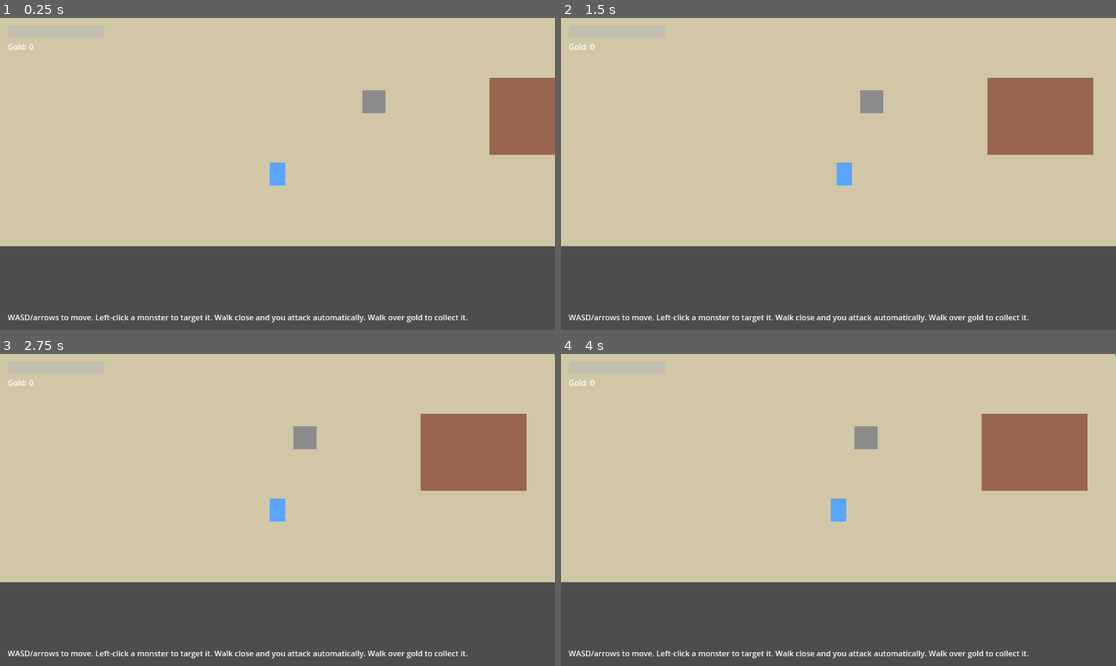
Above: before the commit, frames 1-4 (two rows, left to right).
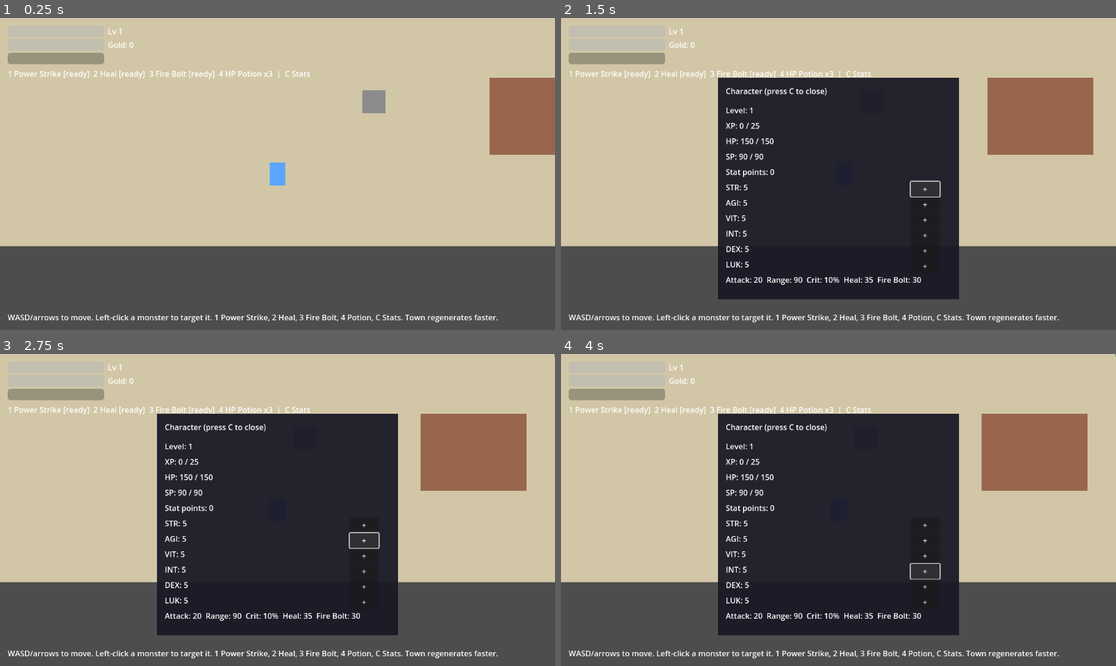
Above: after the commit, the same moments.

Repository: straviux/rok-online-clone
Game: Godot game, scene res://scenes/world/town.tscn
Same seed, same stepped clock (60 frames per second), same inputs: the game is played once before the commit and once after it.
Inputs (mouse positions are in pixels of both pictures, inside the frame that each line leads up to):
- Up to frame 1 (0.25 s): no input
- Up to frame 2 (1.5 s): tap A at 0.5 s; move the mouse to (960, 158) at 0.52 s; hold D 0.53-1.25 s; tap C at 0.6 s; click (960, 158) at 0.67 s; tap 1 at 0.8 s; click (927, 189) at 1.25 s, where only the run after the commit has a clickable "+"
- Up to frame 3 (2.75 s): click (366, 541) at 2 s, where only the run after the commit has a clickable "+"
- Up to frame 4 (4 s): click (927, 556) at 2.75 s, where only the run after the commit has a clickable "+"; click (927, 572) at 3.5 s, where only the run after the commit has a clickable "+"

The runs differ from the first frame. In frame 1, 1.7% of the frame differs, in the area x 1-90%, y 3-98%; in frame 2, 32%; in frame 3, 32%; in frame 4, 32%.

Commit message:
Phase 3: XP, levels, stats, skills, potions

Diff:
--- /dev/null
+++ b/scenes/skills/fire_bolt.tscn
@@ -0,0 +1,13 @@
+[gd_scene load_steps=2 format=3]
+
+[ext_resource type="Script" path="res://scripts/fire_bolt.gd" id="1_bolt"]
+
+[node name="FireBolt" type="Area2D"]
+script = ExtResource("1_bolt")
+
+[node name="ColorRect" type="ColorRect" parent="."]
+offset_left = -7.0
+offset_top = -7.0
+offset_right = 7.0
+offset_bottom = 7.0
+color = Color(1, 0.5, 0.1, 1)
--- /dev/null
+++ b/scenes/ui/character_panel.tscn
@@ -0,0 +1,146 @@
+[gd_scene load_steps=2 format=3]
+
+[ext_resource type="Script" path="res://scripts/character_panel.gd" id="1_panel"]
+
+[node name="CharacterPanel" type="CanvasLayer"]
+script = ExtResource("1_panel")
+
+[node name="Panel" type="ColorRect" parent="."]
+offset_left = 326.0
+offset_top = 124.0
+offset_right = 826.0
+offset_bottom = 584.0
+color = Color(0.1, 0.1, 0.15, 0.95)
+
+[node name="TitleLabel" type="Label" parent="Panel"]
+offset_left = 16.0
+offset_top = 16.0
+offset_right = 468.0
+offset_bottom = 44.0
+text = "Character (press C to close)"
+
+[node name="LevelLabel" type="Label" parent="Panel"]
+offset_left = 16.0
+offset_top = 56.0
+offset_right = 380.0
+offset_bottom = 84.0
+text = "Level: 1"
+
+[node name="XPLabel" type="Label" parent="Panel"]
+offset_left = 16.0
+offset_top = 88.0
+offset_right = 380.0
+offset_bottom = 116.0
+text = "XP: 0 / 25"
+
+[node name="HPLabel" type="Label" parent="Panel"]
+offset_left = 16.0
+offset_top = 120.0
+offset_right = 380.0
+offset_bottom = 148.0
+text = "HP: 0 / 0"
+
+[node name="SPLabel" type="Label" parent="Panel"]
+offset_left = 16.0
+offset_top = 152.0
+offset_right = 380.0
+offset_bottom = 180.0
+text = "SP: 0 / 0"
+
+[node name="PointsLabel" type="Label" parent="Panel"]
+offset_left = 16.0
+offset_top = 184.0
+offset_right = 380.0
+offset_bottom = 212.0
+text = "Stat points: 0"
+
+[node name="STRLabel" type="Label" parent="Panel"]
+offset_left = 16.0
+offset_top = 216.0
+offset_right = 380.0
+offset_bottom = 244.0
+text = "STR: 5"
+
+[node name="STRButton" type="Button" parent="Panel"]
+offset_left = 400.0
+offset_top = 216.0
+offset_right = 460.0
+offset_bottom = 244.0
+text = "+"
+
+[node name="AGILabel" type="Label" parent="Panel"]
+offset_left = 16.0
+offset_top = 248.0
+offset_right = 380.0
+offset_bottom = 276.0
+text = "AGI: 5"
+
+[node name="AGIButton" type="Button" parent="Panel"]
+offset_left = 400.0
+offset_top = 248.0
+offset_right = 460.0
+offset_bottom = 276.0
+text = "+"
+
+[node name="VITLabel" type="Label" parent="Panel"]
+offset_left = 16.0
+offset_top = 280.0
+offset_right = 380.0
+offset_bottom = 308.0
+text = "VIT: 5"
+
+[node name="VITButton" type="Button" parent="Panel"]
+offset_left = 400.0
+offset_top = 280.0
+offset_right = 460.0
+offset_bottom = 308.0
+text = "+"
+
+[node name="INTLabel" type="Label" parent="Panel"]
+offset_left = 16.0
+offset_top = 312.0
+offset_right = 380.0
+offset_bottom = 340.0
+text = "INT: 5"
+
+[node name="INTButton" type="Button" parent="Panel"]
+offset_left = 400.0
+offset_top = 312.0
+offset_right = 460.0
+offset_bottom = 340.0
+text = "+"
+
+[node name="DEXLabel" type="Label" parent="Panel"]
+offset_left = 16.0
+offset_top = 344.0
+offset_right = 380.0
+offset_bottom = 372.0
+text = "DEX: 5"
+
+[node name="DEXButton" type="Button" parent="Panel"]
+offset_left = 400.0
+offset_top = 344.0
+offset_right = 460.0
+offset_bottom = 372.0
+text = "+"
+
+[node name="LUKLabel" type="Label" parent="Panel"]
+offset_left = 16.0
+offset_top = 376.0
+offset_right = 380.0
+offset_bottom = 404.0
+text = "LUK: 5"
+
+[node name="LUKButton" type="Button" parent="Panel"]
+offset_left = 400.0
+offset_top = 376.0
+offset_right = 460.0
+offset_bottom = 404.0
+text = "+"
+
+[node name="DerivedLabel" type="Label" parent="Panel"]
+offset_left = 16.0
+offset_top = 408.0
+offset_right = 468.0
+offset_bottom = 436.0
+text = ""
--- a/scenes/ui/hud.tscn
+++ b/scenes/ui/hud.tscn
@@ -11,11 +11,30 @@
 offset_right = 216.0
 offset_bottom = 40.0
 
+[node name="SPBar" type="ProgressBar" parent="."]
+offset_left = 16.0
+offset_top = 44.0
+offset_right = 216.0
+offset_bottom = 68.0
+
+[node name="XPBar" type="ProgressBar" parent="."]
+offset_left = 16.0
+offset_top = 72.0
+offset_right = 216.0
+offset_bottom = 96.0
+
+[node name="LevelLabel" type="Label" parent="."]
+offset_left = 224.0
+offset_top = 16.0
+offset_right = 340.0
+offset_bottom = 40.0
+text = "Lv 1"
+
 [node name="GoldLabel" type="Label" parent="."]
-offset_left = 16.0
-offset_top = 48.0
-offset_right = 200.0
-offset_bottom = 72.0
+offset_left = 224.0
+offset_top = 44.0
+offset_right = 340.0
+offset_bottom = 68.0
 text = "Gold: 0"
 
 [node name="TargetLabel" type="Label" parent="."]
@@ -31,9 +50,16 @@
 offset_right = 750.0
 offset_bottom = 72.0
 
+[node name="SkillLabel" type="Label" parent="."]
+offset_left = 16.0
+offset_top = 104.0
+offset_right = 900.0
+offset_bottom = 128.0
+text = ""
+
 [node name="HintLabel" type="Label" parent="."]
 offset_left = 16.0
 offset_top = 610.0
 offset_right = 1100.0
 offset_bottom = 640.0
-text = "WASD/arrows to move. Left-click a monster to target it. Walk close and you attack automatically. Walk over gold to collect it."
+text = "WASD/arrows to move. Left-click a monster to target it. 1 Power Strike, 2 Heal, 3 Fire Bolt, 4 Potion, C Stats. Town regenerates faster."
--- a/scenes/world/field.tscn
+++ b/scenes/world/field.tscn
@@ -1,9 +1,10 @@
-[gd_scene load_steps=13 format=3]
+[gd_scene load_steps=14 format=3]
 
 [ext_resource type="Script" path="res://scripts/world.gd" id="1_world"]
 [ext_resource type="PackedScene" path="res://scenes/player/player.tscn" id="2_player"]
 [ext_resource type="Script" path="res://scripts/portal.gd" id="3_portal"]
 [ext_resource type="PackedScene" path="res://scenes/ui/hud.tscn" id="4_hud"]
+[ext_resource type="PackedScene" path="res://scenes/ui/character_panel.tscn" id="9_panel"]
 [ext_resource type="PackedScene" path="res://scenes/monsters/monster.tscn" id="5_monster"]
 [ext_resource type="Resource" path="res://data/slime.tres" id="6_slime"]
 [ext_resource type="Resource" path="res://data/mushroom.tres" id="7_mushroom"]
@@ -31,6 +32,8 @@
 color = Color(0.35, 0.65, 0.35, 1)
 
 [node name="HUD" parent="." instance=ExtResource("4_hud")]
+
+[node name="CharacterPanel" parent="." instance=ExtResource("9_panel")]
 
 [node name="Player" parent="." instance=ExtResource("2_player")]
 position = Vector2(0, 470)
--- a/scenes/world/town.tscn
+++ b/scenes/world/town.tscn
@@ -1,9 +1,10 @@
-[gd_scene load_steps=10 format=3]
+[gd_scene load_steps=11 format=3]
 
 [ext_resource type="Script" path="res://scripts/world.gd" id="1_world"]
 [ext_resource type="PackedScene" path="res://scenes/player/player.tscn" id="2_player"]
 [ext_resource type="Script" path="res://scripts/portal.gd" id="3_portal"]
 [ext_resource type="PackedScene" path="res://scenes/ui/hud.tscn" id="4_hud"]
+[ext_resource type="PackedScene" path="res://scenes/ui/character_panel.tscn" id="5_panel"]
 
 [sub_resource type="RectangleShape2D" id="Shape_house"]
 size = Vector2(220, 160)
@@ -29,6 +30,8 @@
 color = Color(0.82, 0.78, 0.65, 1)
 
 [node name="HUD" parent="." instance=ExtResource("4_hud")]
+
+[node name="CharacterPanel" parent="." instance=ExtResource("5_panel")]
 
 [node name="Player" parent="." instance=ExtResource("2_player")]
 position = Vector2(0, 300)
--- /dev/null
+++ b/scripts/character_panel.gd
@@ -0,0 +1,66 @@
+extends CanvasLayer
+## Phase 3 character panel: press C to open/close, spend stat points
+## with the + buttons. The game keeps running while it is open.
+## Labels refresh every frame while visible, from the player node.
+
+@onready var level_label: Label = $Panel/LevelLabel
+@onready var xp_label: Label = $Panel/XPLabel
+@onready var hp_label: Label = $Panel/HPLabel
+@onready var sp_label: Label = $Panel/SPLabel
+@onready var points_label: Label = $Panel/PointsLabel
+@onready var str_label: Label = $Panel/STRLabel
+@onready var agi_label: Label = $Panel/AGILabel
+@onready var vit_label: Label = $Panel/VITLabel
+@onready var int_label: Label = $Panel/INTLabel
+@onready var dex_label: Label = $Panel/DEXLabel
+@onready var luk_label: Label = $Panel/LUKLabel
+@onready var derived_label: Label = $Panel/DerivedLabel
+
+
+func _ready() -> void:
+	add_to_group("character_panel")
+	visible = false
+	($Panel/STRButton as Button).pressed.connect(_on_add_stat.bind("STR"))
+	($Panel/AGIButton as Button).pressed.connect(_on_add_stat.bind("AGI"))
+	($Panel/VITButton as Button).pressed.connect(_on_add_stat.bind("VIT"))
+	($Panel/INTButton as Button).pressed.connect(_on_add_stat.bind("INT"))
+	($Panel/DEXButton as Button).pressed.connect(_on_add_stat.bind("DEX"))
+	($Panel/LUKButton as Button).pressed.connect(_on_add_stat.bind("LUK"))
+
+
+func _on_add_stat(stat_name: String) -> void:
+	var player: Node = get_tree().get_first_node_in_group("player")
+	if player != null:
+		player.spend_stat_point(stat_name)
+
+
+func _input(event: InputEvent) -> void:
+	if event is InputEventKey:
+		if event.keycode == KEY_C and event.pressed and not event.echo:
+			visible = not visible
+
+
+func _process(_delta: float) -> void:
+	if not visible:
+		return
+	var player: Node = get_tree().get_first_node_in_group("player")
+	if player == null:
+		return
+	level_label.text = "Level: %d" % player.level
+	xp_label.text = "XP: %d / %d" % [player.xp, player.xp_to_next()]
+	hp_label.text = "HP: %d / %d" % [int(player.hp), player.max_hp]
+	sp_label.text = "SP: %d / %d" % [int(player.sp), player.max_sp]
+	points_label.text = "Stat points: %d" % player.stat_points
+	str_label.text = "STR: %d" % player.stat_str
+	agi_label.text = "AGI: %d" % player.stat_agi
+	vit_label.text = "VIT: %d" % player.stat_vit
+	int_label.text = "INT: %d" % player.stat_int
+	dex_label.text = "DEX: %d" % player.stat_dex
+	luk_label.text = "LUK: %d" % player.stat_luk
+	derived_label.text = "Attack: %d  Range: %d  Crit: %d%%  Heal: %d  Fire Bolt: %d" % [
+		player.attack_damage,
+		int(player.attack_range),
+		int(player.crit_chance * 100.0),
+		player.heal_amount,
+		player.fire_bolt_damage,
+	]
--- /dev/null
+++ b/scripts/fire_bolt.gd
@@ -0,0 +1,20 @@
+extends Area2D
+## Phase 3 Fire Bolt projectile: flies toward its target, tracking it
+## as it moves. If the target dies or becomes invalid first, it fizzles.
+
+@export var speed: float = 450.0
+
+var target: Node = null
+var damage: int = 15
+
+
+func _physics_process(delta: float) -> void:
+	if target == null or not is_instance_valid(target) or target.dead:
+		queue_free()
+		return
+	var to_target: Vector2 = target.global_position - global_position
+	if to_target.length() < 20.0:
+		target.take_damage(damage)
+		queue_free()
+		return
+	position += to_target.normalized() * speed * delta
--- a/scripts/hud.gd
+++ b/scripts/hud.gd
@@ -1,16 +1,28 @@
 extends CanvasLayer
-## Phase 2 HUD: player HP, gold, and the current target's HP.
+## Phase 3 HUD: player HP/SP/XP, level, gold, target HP, and skill status.
 ## The target bars hide when nothing is targeted (town, or no monster).
 
 @onready var hp_bar: ProgressBar = $HPBar
+@onready var sp_bar: ProgressBar = $SPBar
+@onready var xp_bar: ProgressBar = $XPBar
+@onready var level_label: Label = $LevelLabel
 @onready var gold_label: Label = $GoldLabel
 @onready var target_label: Label = $TargetLabel
 @onready var target_bar: ProgressBar = $TargetBar
+@onready var skill_label: Label = $SkillLabel
 
 
 func _ready() -> void:
 	hp_bar.show_percentage = false
+	sp_bar.show_percentage = false
+	xp_bar.show_percentage = false
 	target_bar.show_percentage = false
+
+
+func _cooldown_text(timer: float) -> String:
+	if timer <= 0.0:
+		return "ready"
+	return "%.1fs" % timer
 
 
 func _process(_delta: float) -> void:
@@ -19,7 +31,21 @@
 		return
 	hp_bar.max_value = player.max_hp
 	hp_bar.value = player.hp
+	sp_bar.max_value = player.max_sp
+	sp_bar.value = player.sp
+	xp_bar.max_value = player.xp_to_next()
+	xp_bar.value = player.xp
+	if player.stat_points > 0:
+		level_label.text = "Lv %d (%d pts)" % [player.level, player.stat_points]
+	else:
+		level_label.text = "Lv %d" % player.level
 	gold_label.text = "Gold: %d" % GameManager.gold
+	skill_label.text = "1 Power Strike [%s]  2 Heal [%s]  3 Fire Bolt [%s]  4 HP Potion x%d  |  C Stats" % [
+		_cooldown_text(player.power_strike_timer),
+		_cooldown_text(player.heal_timer),
+		_cooldown_text(player.fire_bolt_timer),
+		player.potions,
+	]
 
 	var target: Node = player.target
 	if target != null and is_instance_valid(target) and not target.dead:
--- a/scripts/monster.gd
+++ b/scripts/monster.gd
@@ -19,6 +19,7 @@
 var leash_range: float = 400.0
 var gold_drop: int = 3
 var respawn_time: float = 5.0
+var xp: int = 10
 
 var dead: bool = false
 var returning: bool = false
@@ -50,6 +51,7 @@
 		leash_range = data.leash_range
 		gold_drop = data.gold_drop
 		respawn_time = data.respawn_time
+		xp = data.xp
 	hp = max_hp
 	hp_bar.max_value = max_hp
 	hp_bar.value = hp
@@ -85,6 +87,10 @@
 	collision_shape.disabled = true
 	target_marker.visible = false
 	_respawn_timer = respawn_time
+	# Phase 3: the player who killed it earns its XP.
+	var player: Node = get_tree().get_first_node_in_group("player")
+	if player != null and player.has_method("gain_xp"):
+		player.gain_xp(xp)
 	var pickup: Node2D = _gold_pickup_scene.instantiate()
 	pickup.amount = gold_drop
 	pickup.position = global_position + Vector2(randf_range(-12.0, 12.0), 0.0)
--- a/scripts/player.gd
+++ b/scripts/player.gd
@@ -1,36 +1,124 @@
 extends CharacterBody2D
-## Player: WASD / arrow-key movement, camera follows, Phase 2 combat.
+## Player: movement, combat, and Phase 3 progression.
 ##
-## Combat model, kept deliberately simple:
-## - Left-click a monster to target it (yellow marker + HUD target bar).
-##   Left-clicking empty ground clears the target.
-## - While a target is alive and within attack_range, the player attacks
-##   automatically every attack_cooldown seconds.
-## - Walk close with WASD/arrows first: there is no click-to-move yet.
-## - On death the player respawns in town at full HP (gold is kept for
-##   now; the small gold loss on death comes with Phase 4).
+## Progression, in one place (all formulas are here, so balancing is
+## editing numbers below, not hunting through several scripts):
+## - XP to next level: 25 * level. On level-up: +5 stat points.
+## - max_hp = 100 + VIT*10 + (level-1)*10
+## - max_sp = 50 + INT*8 + (level-1)*5
+## - attack_damage = 10 + STR*2, attack_range = 80 + DEX*2
+## - auto-attack cooldown = max(0.4, 0.8 - AGI*0.02) seconds
+## - crit chance = 5% + LUK*1% (basic attacks only, damage x2)
+## - HP regen = 2 + VIT*0.5 per second, SP regen = 1.5 + INT*0.4,
+##   both x3 while in town (the current scene is named "Town").
+## - Heal = 20 + INT*3, Fire Bolt = 15 + INT*3, Power Strike = x1.8 damage.
 ##
-## Movement reads keys directly (instead of an Input Map) so this project
-## runs without any extra project setup.
+## Combat (from Phase 2, unchanged in spirit):
+## - Left-click a monster to target it, left-click ground to clear it.
+## - While a target is alive and in range, basic attacks fire automatically.
+## - Hotkeys: 1 Power Strike (5 SP, 3s), 2 Heal (10 SP, 5s),
+##   3 Fire Bolt (8 SP, 4s, 300 range), 4 HP Potion (+30 HP, starts with 3).
+## - C opens the character panel, where stat points are spent with + buttons.
+## - On death the player respawns in town at full HP/SP (gold kept for now).
 
 @export var speed: float = 220.0
-@export var max_hp: int = 100
-@export var attack_damage: int = 10
-@export var attack_range: float = 80.0
-@export var attack_cooldown: float = 0.8
-
-var hp: int = max_hp
+
+# Base stats (all start at 5). Spend points on these in the C panel.
+var stat_str: int = 5
+var stat_agi: int = 5
+var stat_vit: int = 5
+var stat_int: int = 5
+var stat_dex: int = 5
+var stat_luk: int = 5
+
+var level: int = 1
+var xp: int = 0
+var stat_points: int = 0
+
+var max_hp: int = 100
+var max_sp: int = 50
+var hp: float = 100.0
+var sp: float = 50.0
+var attack_damage: int = 10
+var attack_range: float = 80.0
+var attack_cooldown: float = 0.8
+var crit_chance: float = 0.05
+var hp_regen: float = 2.0
+var sp_regen: float = 1.5
+var heal_amount: int = 20
+var fire_bolt_damage: int = 15
+
+var potions: int = 3
 var target: Node = null
 var dying: bool = false
 
+var power_strike_timer: float = 0.0
+var heal_timer: float = 0.0
+var fire_bolt_timer: float = 0.0
+
 var _attack_timer: float = 0.0
+var _damage_number_scene: PackedScene = preload("res://scenes/ui/damage_number.tscn")
+var _fire_bolt_scene: PackedScene = preload("res://scenes/skills/fire_bolt.tscn")
 
 @onready var sprite: Sprite2D = $Sprite2D
+
+
+func xp_to_next() -> int:
+	return 25 * level
+
+
+func recalculate_derived() -> void:
+	max_hp = 100 + stat_vit * 10 + (level - 1) * 10
+	max_sp = 50 + stat_int * 8 + (level - 1) * 5
+	attack_damage = 10 + stat_str * 2
+	attack_range = 80.0 + stat_dex * 2.0
+	attack_cooldown = max(0.4, 0.8 - stat_agi * 0.02)
+	crit_chance = 0.05 + stat_luk * 0.01
+	hp_regen = 2.0 + stat_vit * 0.5
+	sp_regen = 1.5 + stat_int * 0.4
+	heal_amount = 20 + stat_int * 3
+	fire_bolt_damage = 15 + stat_int * 3
+	hp = min(hp, float(max_hp))
+	sp = min(sp, float(max_sp))
+
+
+func spend_stat_point(stat_name: String) -> void:
+	if stat_points <= 0:
+		return
+	match stat_name:
+		"STR":
+			stat_str += 1
+		"AGI":
+			stat_agi += 1
+		"VIT":
+			stat_vit += 1
+		"INT":
+			stat_int += 1
+		"DEX":
+			stat_dex += 1
+		"LUK":
+			stat_luk += 1
+		_:
+			return
+	stat_points -= 1
+	recalculate_derived()
+
+
+func gain_xp(amount: int) -> void:
+	xp += amount
+	while xp >= xp_to_next():
+		xp -= xp_to_next()
+		level += 1
+		stat_points += 5
+		recalculate_derived()
+		_show_message("Level Up!", Color(0.4, 1.0, 0.4, 1.0))
 
 
 func _ready() -> void:
 	add_to_group("player")
-	hp = max_hp
+	recalculate_derived()
+	hp = float(max_hp)
+	sp = float(max_sp)
 	# Placeholder art: a plain coloured box until real sprites arrive.
 	# Only generated when no texture has been assigned in the editor.
 	if sprite.texture == null:
@@ -47,15 +135,37 @@
 		target.set_targeted(true)
 
 
+func _show_message(text_value: String, color_value: Color) -> void:
+	var number: Node = _damage_number_scene.instantiate()
+	number.position = global_position + Vector2(0.0, -50.0)
+	get_tree().current_scene.add_child(number)
+	number.setup_damage(text_value, color_value)
+
+
 func _input(event: InputEvent) -> void:
 	if dying:
 		return
 	if event is InputEventMouseButton:
 		if event.button_index == MOUSE_BUTTON_LEFT and event.pressed:
 			_target_at_mouse()
+	elif event is InputEventKey:
+		if event.pressed and not event.echo:
+			match event.keycode:
+				KEY_1:
+					_cast_power_strike()
+				KEY_2:
+					_cast_heal()
+				KEY_3:
+					_cast_fire_bolt()
+				KEY_4:
+					_use_potion()
 
 
 func _target_at_mouse() -> void:
+	# Clicking a + button on the character panel must not retarget.
+	for panel: Node in get_tree().get_nodes_in_group("character_panel"):
+		if panel.visible:
+			return
 	var space_state: PhysicsDirectSpaceState2D = get_world_2d().direct_space_state
 	var query := PhysicsPointQueryParameters2D.new()
 	query.position = get_global_mouse_position()
@@ -69,12 +179,84 @@
 	set_target(null)
 
 
+func _target_ready() -> bool:
+	return target != null and is_instance_valid(target) and not target.dead
+
+
+func _cast_power_strike() -> void:
+	if not _target_ready():
+		_show_message("No target", Color(1.0, 1.0, 1.0, 1.0))
+		return
+	if global_position.distance_to(target.global_position) > attack_range:
+		_show_message("Out of range", Color(1.0, 1.0, 1.0, 1.0))
+		return
+	if power_strike_timer > 0.0:
+		_show_message("Cooling down", Color(1.0, 1.0, 1.0, 1.0))
+		return
+	if sp < 5.0:
+		_show_message("Not enough SP", Color(0.4, 0.7, 1.0, 1.0))
+		return
+	sp -= 5.0
+	power_strike_timer = 3.0
+	target.take_damage(int(attack_damage * 1.8))
+
+
+func _cast_heal() -> void:
+	if hp >= float(max_hp):
+		_show_message("HP full", Color(0.4, 1.0, 0.4, 1.0))
+		return
+	if heal_timer > 0.0:
+		_show_message("Cooling down", Color(1.0, 1.0, 1.0, 1.0))
+		return
+	if sp < 10.0:
+		_show_message("Not enough SP", Color(0.4, 0.7, 1.0, 1.0))
+		return
+	sp -= 10.0
+	heal_timer = 5.0
+	hp = min(float(max_hp), hp + float(heal_amount))
+	_show_message("+%d" % heal_amount, Color(0.4, 1.0, 0.4, 1.0))
+
+
+func _cast_fire_bolt() -> void:
+	if not _target_ready():
+		_show_message("No target", Color(1.0, 1.0, 1.0, 1.0))
+		return
+	if global_position.distance_to(target.global_position) > 300.0:
+		_show_message("Out of range", Color(1.0, 1.0, 1.0, 1.0))
+		return
+	if fire_bolt_timer > 0.0:
+		_show_message("Cooling down", Color(1.0, 1.0, 1.0, 1.0))
+		return
+	if sp < 8.0:
+		_show_message("Not enough SP", Color(0.4, 0.7, 1.0, 1.0))
+		return
+	sp -= 8.0
+	fire_bolt_timer = 4.0
+	var bolt: Node = _fire_bolt_scene.instantiate()
+	bolt.position = global_position
+	bolt.target = target
+	bolt.damage = fire_bolt_damage
+	get_tree().current_scene.add_child(bolt)
+
+
+func _use_potion() -> void:
+	if potions <= 0:
+		_show_message("No potions", Color(1.0, 1.0, 1.0, 1.0))
+		return
+	if hp >= float(max_hp):
+		_show_message("HP full", Color(0.4, 1.0, 0.4, 1.0))
+		return
+	potions -= 1
+	hp = min(float(max_hp), hp + 30.0)
+	_show_message("+30", Color(0.4, 1.0, 0.4, 1.0))
+
+
 func take_damage(amount: int) -> void:
 	if dying:
 		return
-	hp -= amount
-	if hp <= 0:
-		hp = 0
+	hp -= float(amount)
+	if hp <= 0.0:
+		hp = 0.0
 		dying = true
 		set_target(null)
 		# Brief pause so the killing hit is visible, then respawn in town.
@@ -87,6 +269,14 @@
 		velocity = Vector2.ZERO
 		move_and_slide()
 		return
+
+	# Regen (x3 in town). Timers tick even while standing still.
+	var regen_multiplier: float = 3.0 if get_tree().current_scene.name == "Town" else 1.0
+	hp = min(float(max_hp), hp + hp_regen * regen_multiplier * delta)
+	sp = min(float(max_sp), sp + sp_regen * regen_multiplier * delta)
+	power_strike_timer = max(0.0, power_strike_timer - delta)
+	heal_timer = max(0.0, heal_timer - delta)
+	fire_bolt_timer = max(0.0, fire_bolt_timer - delta)
 
 	var direction := Vector2.ZERO
 	if Input.is_key_pressed(KEY_A) or Input.is_key_pressed(KEY_LEFT):
@@ -110,7 +300,7 @@
 
 
 func _attack_target(delta: float) -> void:
-	if target == null or not is_instance_valid(target) or target.dead:
+	if not _target_ready():
 		set_target(null)
 		_attack_timer = 0.0
 		return
@@ -121,4 +311,7 @@
 	_attack_timer -= delta
 	if _attack_timer <= 0.0:
 		_attack_timer = attack_cooldown
-		target.take_damage(attack_damage)
+		var damage: int = attack_damage
+		if randf() < crit_chance:
+			damage *= 2
+		target.take_damage(damage)
Not shown, changed: README.md
